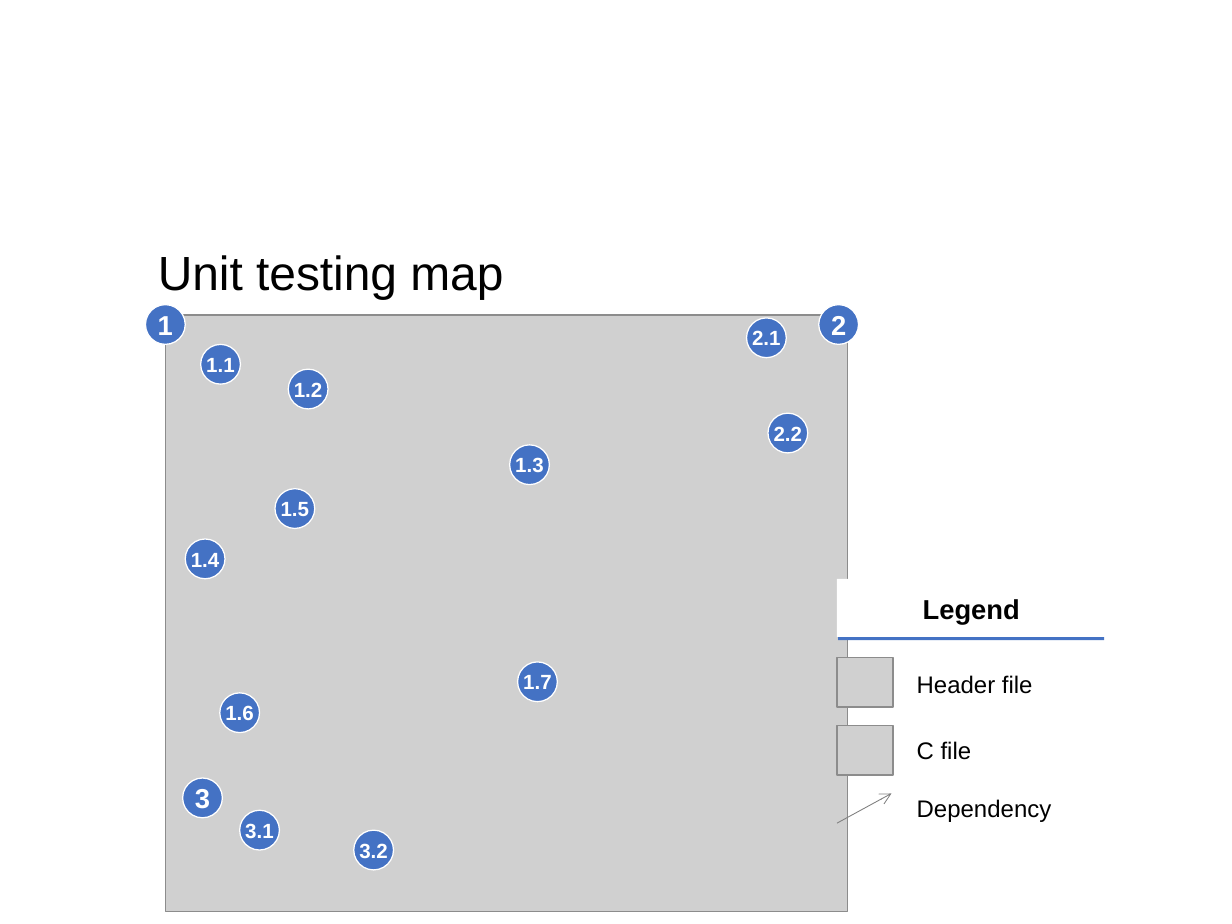
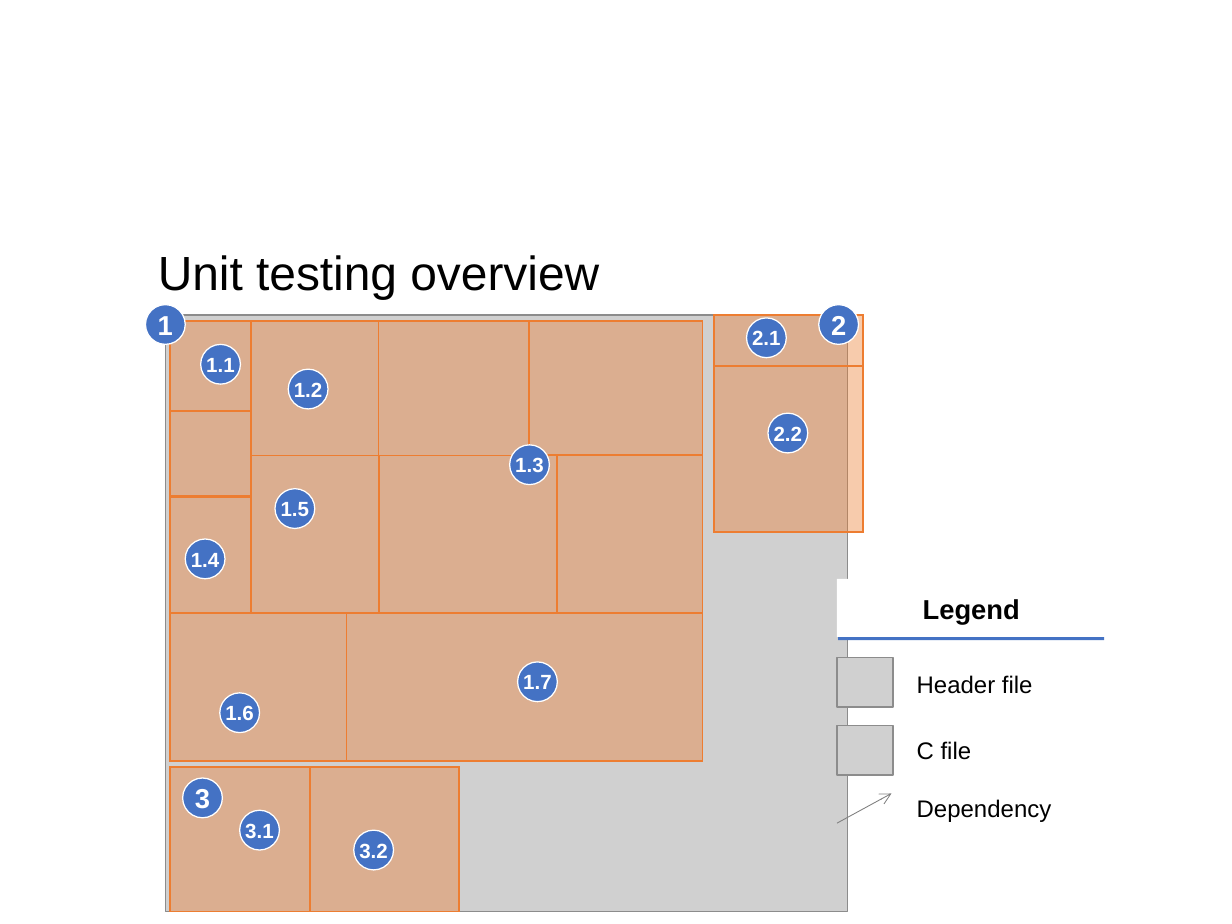
Before and after one commit to Plavit/CASA-refactor, a slide deck: slide 14 of docs/WIP/CASA_May4_v1.pptx (slide 12 before the commit). Drawn at 1232x924 pixels with LibreOffice and Linux fonts; fonts in the diff are those of the drawing; grey boxes stand for pictures; background and template pictures are left out. Boxes give left, top, right and bottom in pixels: in the first picture for what was removed or moved away, otherwise in the second. Text is boxed around its words. In the diff, an @@ line names an element or a change of style, - is before the commit and + after.

```diff
--- a/docs/WIP/CASA_May4_v1.pptx
+++ b/docs/WIP/CASA_May4_v1.pptx
@@ title at (158, 255, 599, 299): text changed @@
-Unit testing map
+Unit testing overview
@@ rectangle added at (170, 320, 250, 410), fill #ED7D31 at 40% opacity, outline #ED7D31 1 pt @@
@@ rectangle added at (251, 320, 378, 455), fill #ED7D31 at 40% opacity, outline #ED7D31 1 pt @@
@@ rectangle added at (378, 320, 529, 455), fill #ED7D31 at 40% opacity, outline #ED7D31 1 pt @@
@@ rectangle added at (530, 320, 703, 455), fill #ED7D31 at 40% opacity, outline #ED7D31 1 pt @@
@@ rectangle added at (715, 315, 864, 366), fill #ED7D31 at 40% opacity, outline #ED7D31 1 pt @@
@@ rectangle added at (715, 366, 864, 532), fill #ED7D31 at 40% opacity, outline #ED7D31 1 pt @@
@@ rectangle added at (170, 411, 250, 496), fill #ED7D31 at 40% opacity, outline #ED7D31 1 pt @@
@@ rectangle added at (251, 456, 378, 614), fill #ED7D31 at 40% opacity, outline #ED7D31 1 pt @@
@@ rectangle added at (378, 456, 557, 614), fill #ED7D31 at 40% opacity, outline #ED7D31 1 pt @@
@@ rectangle added at (557, 455, 702, 614), fill #ED7D31 at 40% opacity, outline #ED7D31 1 pt @@
@@ rectangle added at (170, 496, 251, 614), fill #ED7D31 at 40% opacity, outline #ED7D31 1 pt @@
@@ rectangle added at (170, 614, 346, 761), fill #ED7D31 at 40% opacity, outline #ED7D31 1 pt @@
@@ rectangle added at (346, 614, 702, 761), fill #ED7D31 at 40% opacity, outline #ED7D31 1 pt @@
@@ rectangle added at (170, 768, 309, 912), fill #ED7D31 at 40% opacity, outline #ED7D31 1 pt @@
@@ rectangle added at (310, 768, 460, 912), fill #ED7D31 at 40% opacity, outline #ED7D31 1 pt @@
```
Also in this commit, not shown: 8 other slides changed, 4 slides added, 2 slides removed.
